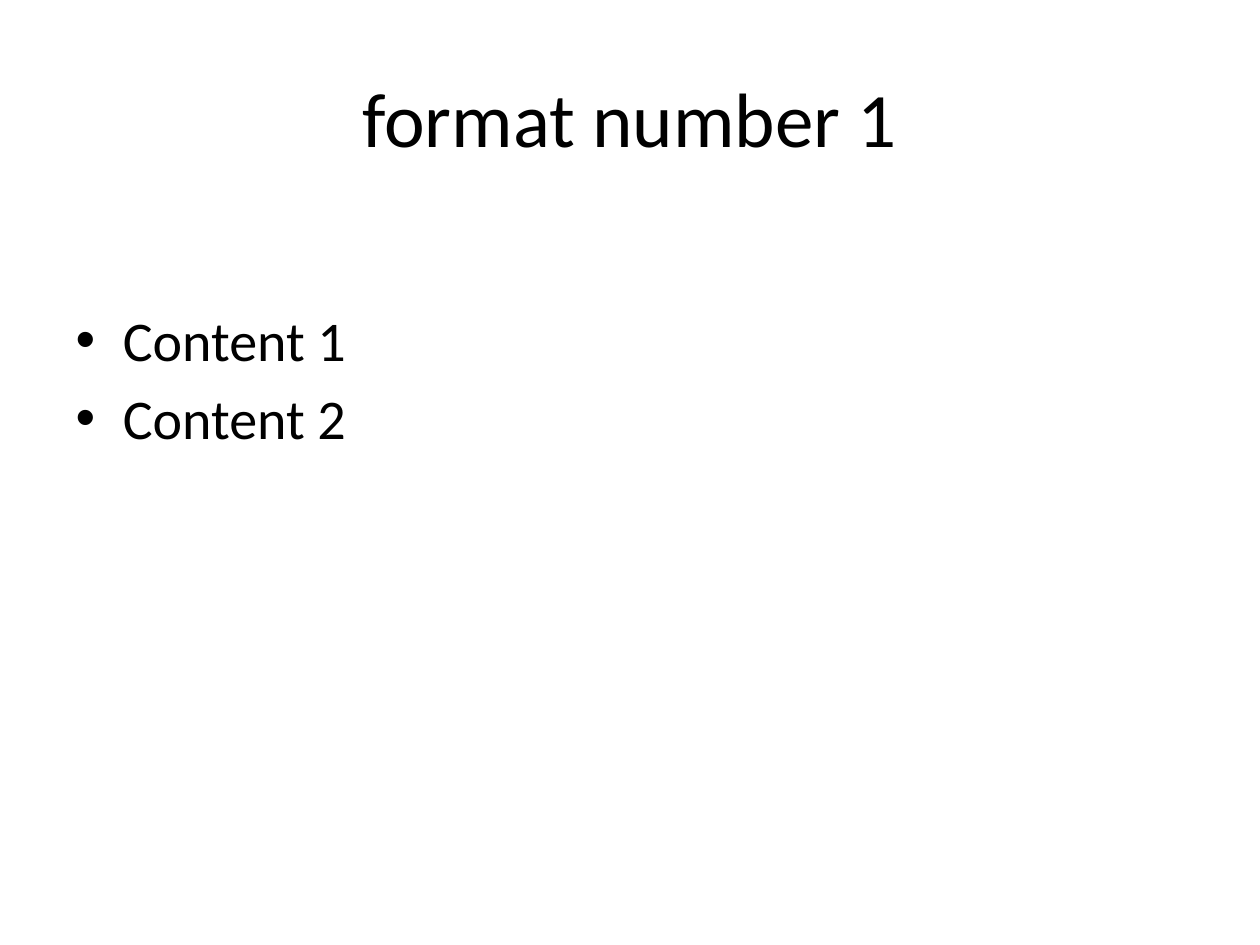
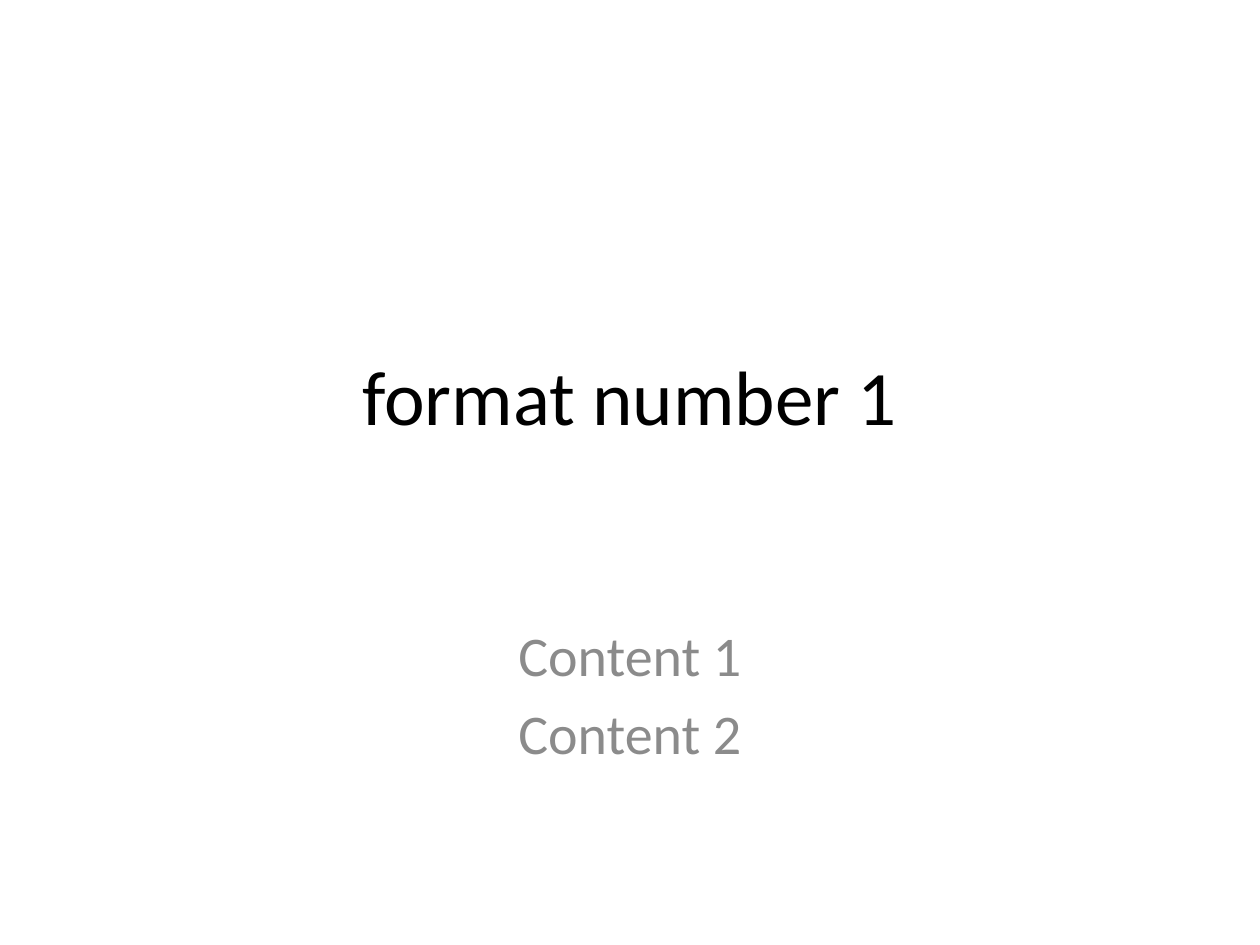
Before and after one commit to BenjaminCole1/Slide-Compile, a slide deck: slide 1 of Formats/Formats.pptx. Drawn at 1260x945 pixels with LibreOffice and Linux fonts; fonts in the diff are those of the drawing. Boxes give left, top, right and bottom in pixels: in the first picture for what was removed or moved away, otherwise in the second. Text is boxed around its words. In the diff, an @@ line names an element or a change of style, - is before the commit and + after.

```diff
--- a/Formats/Formats.pptx
+++ b/Formats/Formats.pptx
@@ title "format number 1": place and size @@
-title "format number 1" at box(362, 93, 897, 148)
+title "format number 1" at box(362, 371, 897, 426)
@@ subtitle "Content 1": place and size @@
-subtitle "Content 1" at box(123, 324, 345, 440)
+subtitle "Content 1" at box(518, 640, 741, 755)
@@ subtitle "Content 1" at box(518, 640, 741, 755): text colour #000000 to #8C8C8C; alignment left to centre; bullet • to none @@
```
Also in this commit, not shown: 6 other slides changed.
